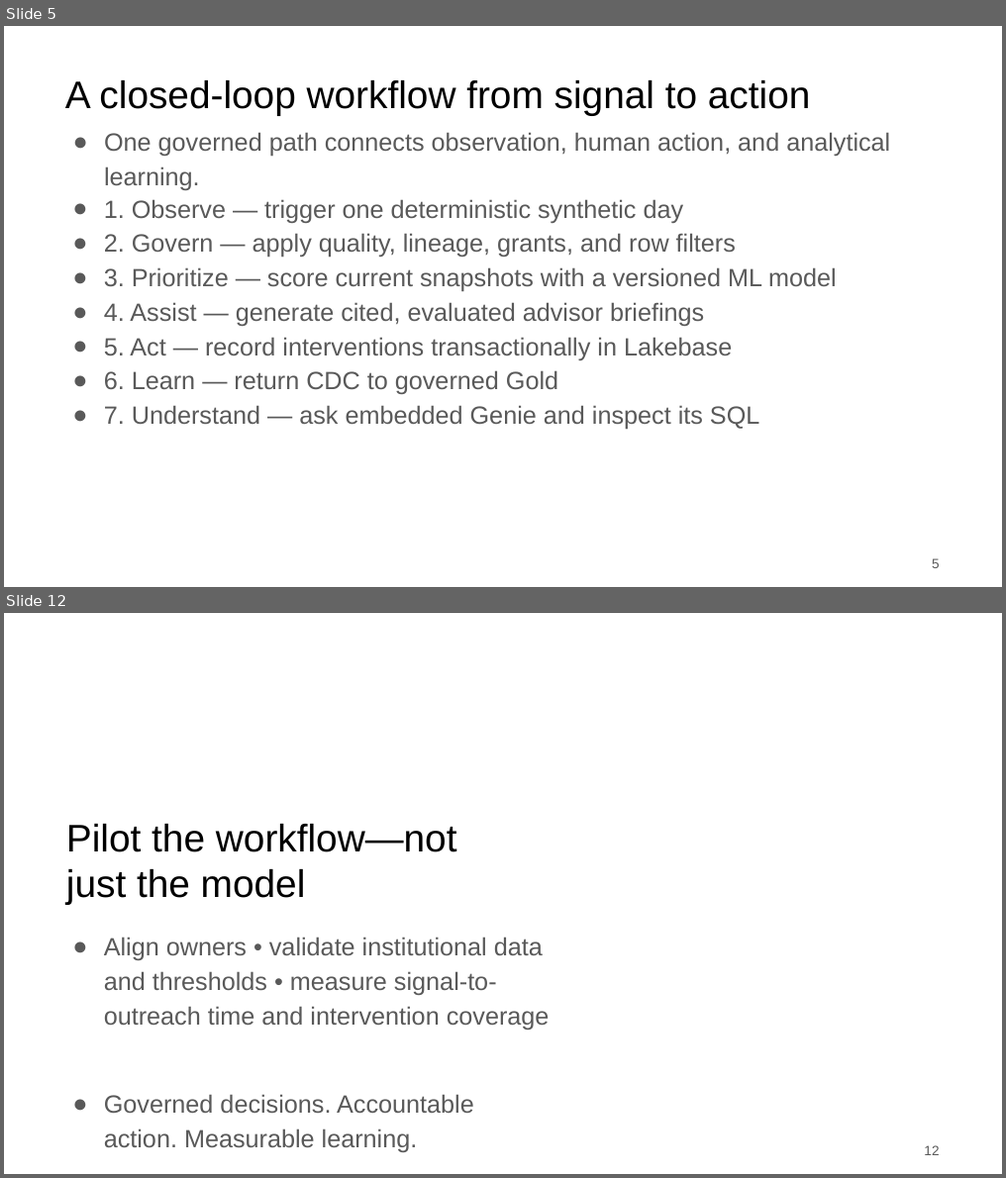
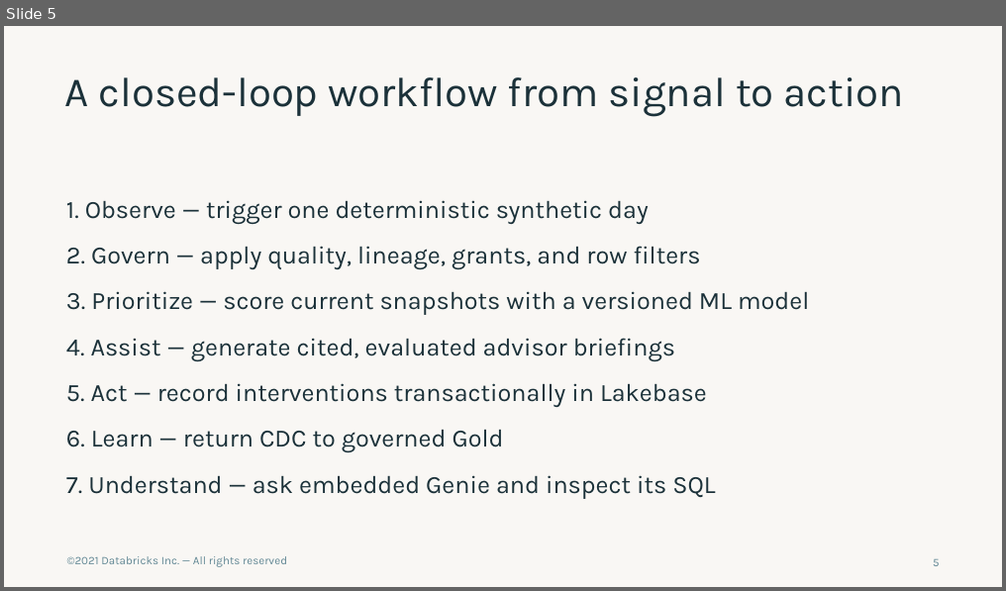
Before and after one commit to scottDBX1886/fe-bar-build, a slide deck: docs/presentation/student-retention.pptx. Shown one above the other, each under a label of ours: slides 5 and 12 before the commit, slide 5 after it; the slides between them are not shown. The pictures are 1006x1178 and 1006x591 pixels, drawn with LibreOffice and Linux fonts; fonts in the diff are those of the drawing; background and template pictures are left out. Boxes give left, top, right and bottom in pixels: in the first picture for what was removed or moved away, otherwise in the second. Text is boxed around its words. In the diff, an @@ line names an element or a change of style, - is before the commit and + after.

```diff
--- a/docs/presentation/student-retention.pptx
+++ b/docs/presentation/student-retention.pptx
@@ slide 12 removed at <box>4,613,1002,1174</box>, background #FFFFFF @@
@@ title removed at <box>66,824,457,905</box> @@
-Pilot the workflow—not just the model
@@ subtitle removed at <box>104,937,549,1030</box> @@
-● Align owners • validate institutional data and thresholds • measure signal-to-outreach time and intervention coverage
@@ subtitle removed at <box>104,1094,474,1153</box> @@
-● Governed decisions. Accountable action. Measurable learning.
@@ text removed at <box>924,1146,939,1156</box> @@
-12
@@ slide 5 changed as well @@
@@ background #FFFFFF to #F9F7F4 @@
@@ title "A closed-loop workflow from signal ..." at <box>65,77,904,117</box>: size 37 to 40 pt, font Arial to Karla, text colour #000000 to #1B3139; line spacing 1 to 0.9 @@
@@ subtitle removed at <box>104,132,890,156</box> @@
-● One governed path connects observation, human action, and analytical learning.
@@ text "1. Observe — trigger one ..." at <box>66,200,809,499</box>: font Arial to Karla, text colour #595959 to #1B3139; bullet ● to none; more space between paragraphs @@
@@ text added at <box>67,557,287,568</box>, 11 pt, text #618794 @@
+©2021 Databricks Inc. — All rights reserved
@@ page number at <box>933,560,940,567</box>: size 13 to 11 pt, font Arial to Karla, text colour #595959 to #618794 @@
```
Also in this commit, not shown: 10 other slides changed, 1 slide added, 3 other files.
